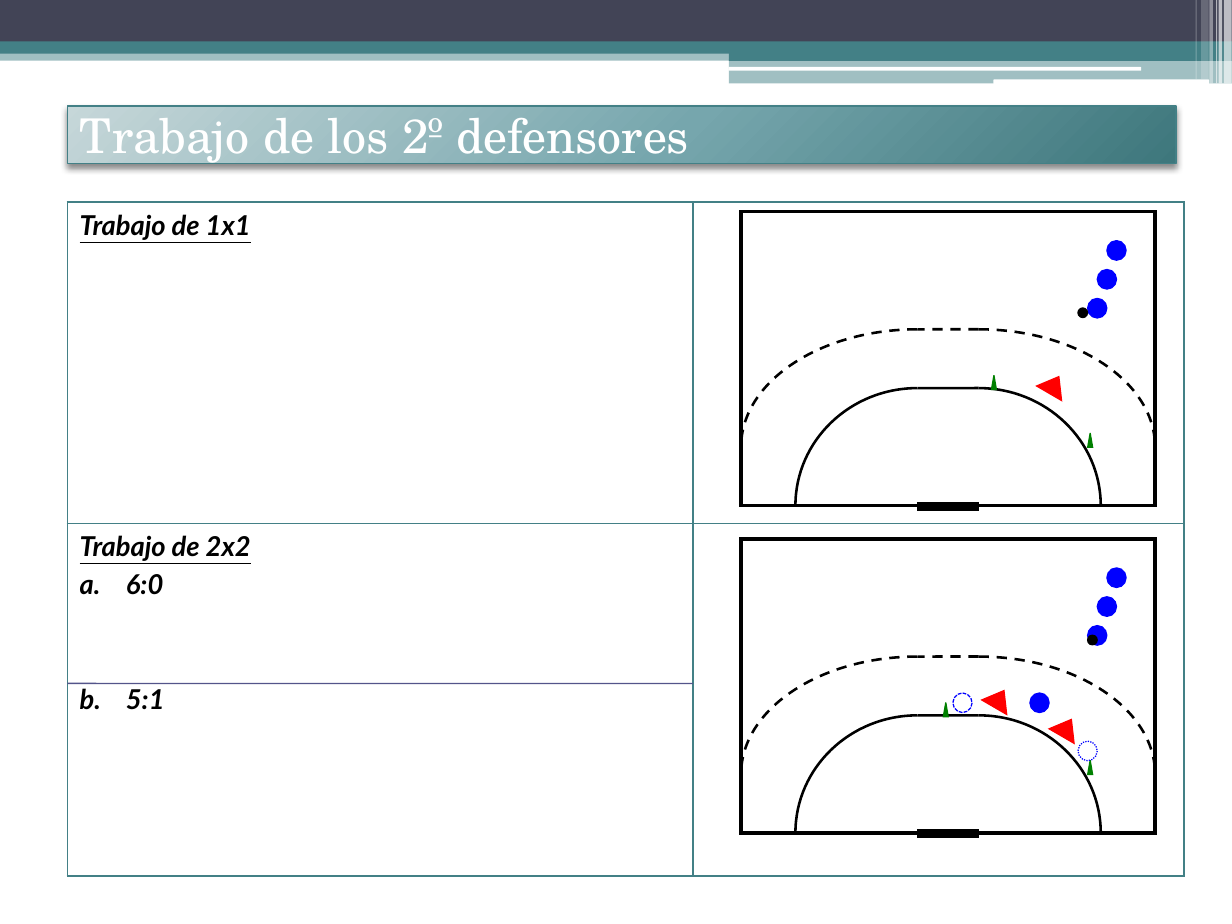
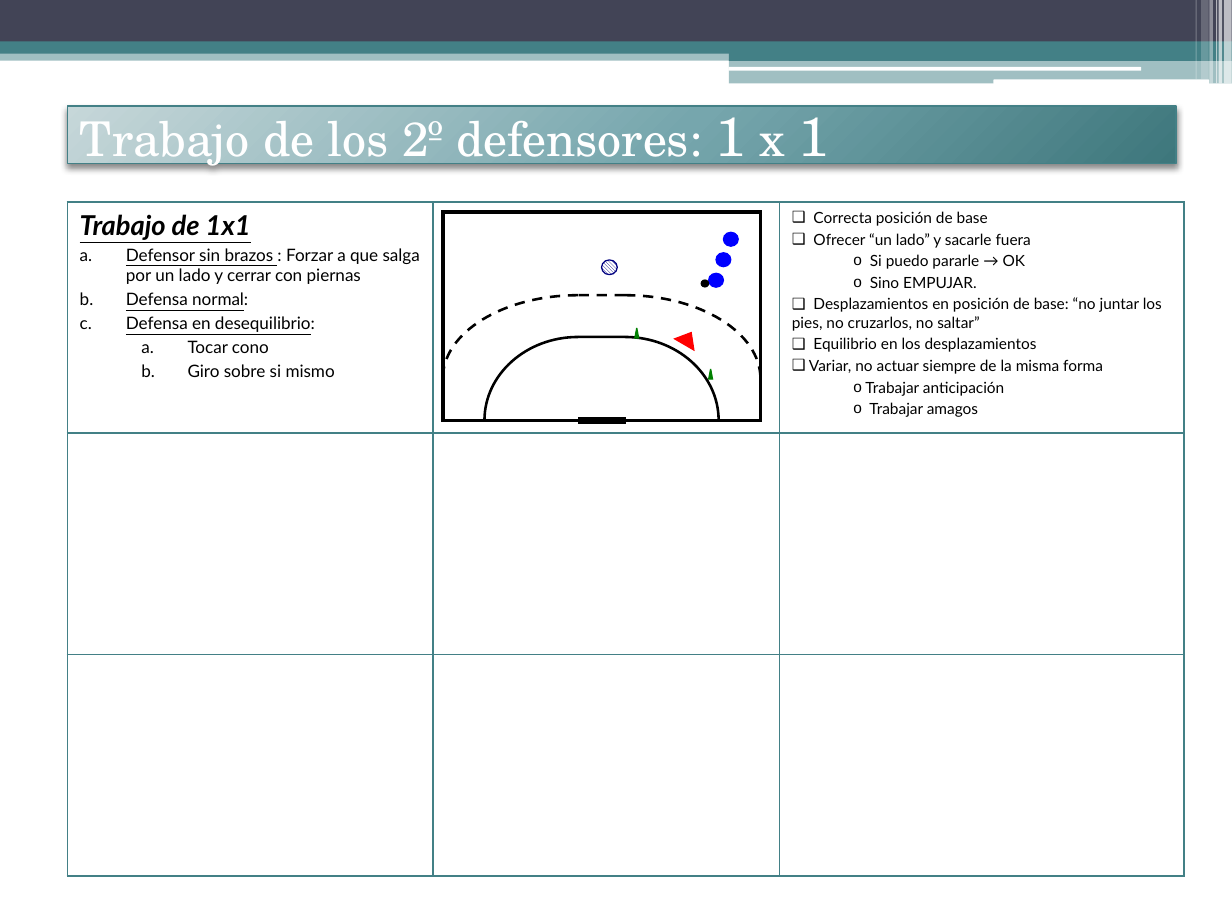
Before and after one commit to jahama/lbh_planificacion_temp_2011-12, a slide deck: slide 2 of defensa/contenidos-tactica/trabajo-2-defensor.pptx. Drawn at 1232x924 pixels with LibreOffice and Linux fonts; fonts in the diff are those of the drawing. Boxes give left, top, right and bottom in pixels: in the first picture for what was removed or moved away, otherwise in the second. Text is boxed around its words. In the diff, an @@ line names an element or a change of style, - is before the commit and + after.

Commit message:
anadidos ejercicios para trabajar a partir de la situacion del 2 defensor. Trabajar sus funcines y el sistema de ayudas.

```diff
--- a/defensa/contenidos-tactica/trabajo-2-defensor.pptx
+++ b/defensa/contenidos-tactica/trabajo-2-defensor.pptx
@@ title at (x1=79, y1=103, x2=829, y2=173): text changed @@
-Trabajo de los 2º defensores
+Trabajo de los 2º defensores: 1 x 1
@@ table at (x1=68, y1=202, x2=1184, y2=876) @@
-Trabajo de 1x1 | 
-Trabajo de 2x2 / 6:0 / 5:1 | 
+Trabajo de 1x1 / Defensor sin brazos : Forzar a que salga por un lado y cerrar con piernas / Defensa normal: / Defensa en desequilibrio: / Tocar cono / Giro sobre si mismo |  | Correcta posición de base / Ofrecer “un lado” y sacarle fuera / Si puedo pararle → OK / Sino EMPUJAR. / Desplazamientos en posición de base: “no juntar los pies, no cruzarlos, no saltar” / Equilibrio en los desplazamientos / Variar, no actuar siempre de la misma forma / Trabajar anticipación / Trabajar amagos
+ |  | 
+ |  | 
@@ rectangle resized from (x1=742, y1=212, x2=1156, y2=505) to (x1=442, y1=212, x2=760, y2=420) @@
@@ ellipse resized from (x1=1106, y1=240, x2=1126, y2=260) to (x1=723, y1=233, x2=738, y2=246) @@
@@ ellipse added at (x1=601, y1=260, x2=617, y2=275), fill pattern #000080 on #FFFFFF, outline #000080 0.75 pt @@
@@ ellipse resized from (x1=1098, y1=270, x2=1117, y2=290) to (x1=716, y1=253, x2=731, y2=266) @@
@@ freeform shape resized from (x1=742, y1=329, x2=918, y2=446) to (x1=442, y1=296, x2=578, y2=379) @@
@@ line moved from (978, 329) - (918, 329) to (625, 296) - (578, 296) @@
@@ freeform shape resized from (x1=978, y1=329, x2=1154, y2=446) to (x1=625, y1=296, x2=760, y2=379) @@
@@ ellipse moved from (x1=1078, y1=308, x2=1088, y2=318) to (x1=701, y1=280, x2=708, y2=287) @@
@@ ellipse resized from (x1=1088, y1=298, x2=1108, y2=318) to (x1=708, y1=274, x2=723, y2=287) @@
@@ triangle resized from (x1=992, y1=376, x2=997, y2=391) to (x1=634, y1=328, x2=638, y2=338) @@
@@ triangle resized from (x1=1037, y1=370, x2=1071, y2=401) to (x1=674, y1=327, x2=700, y2=350) @@
@@ freeform shape resized from (x1=796, y1=388, x2=918, y2=505) to (x1=484, y1=336, x2=578, y2=420) @@
@@ line moved from (978, 388) - (918, 388) to (625, 336) - (578, 336) @@
@@ freeform shape resized from (x1=978, y1=388, x2=1100, y2=505) to (x1=625, y1=336, x2=718, y2=420) @@
@@ triangle resized from (x1=1088, y1=434, x2=1093, y2=448) to (x1=708, y1=368, x2=712, y2=378) @@
@@ rectangle resized from (x1=918, y1=503, x2=979, y2=510) to (x1=578, y1=418, x2=625, y2=424) @@
@@ ellipse removed at (x1=1106, y1=568, x2=1126, y2=588) @@
@@ ellipse removed at (x1=1098, y1=596, x2=1117, y2=616) @@
@@ ellipse removed at (x1=1088, y1=626, x2=1108, y2=646) @@
@@ group removed at (x1=742, y1=540, x2=1156, y2=837): 4 freeform shapes, 2 rectangles, 2 lines @@
@@ ellipse removed at (x1=1088, y1=636, x2=1098, y2=646) @@
@@ line removed from (68, 684) to (694, 684) @@
@@ triangle removed at (x1=981, y1=684, x2=1016, y2=715) @@
@@ triangle removed at (x1=944, y1=702, x2=949, y2=717) @@
@@ ellipse removed at (x1=952, y1=694, x2=972, y2=713) @@
@@ ellipse removed at (x1=1030, y1=694, x2=1050, y2=713) @@
@@ triangle removed at (x1=1049, y1=712, x2=1083, y2=744) @@
@@ ellipse removed at (x1=1078, y1=742, x2=1098, y2=761) @@
@@ triangle removed at (x1=1088, y1=760, x2=1093, y2=775) @@
```
Also in this commit, not shown: 1 other slide changed, 5 slides added, 4 slides removed.
